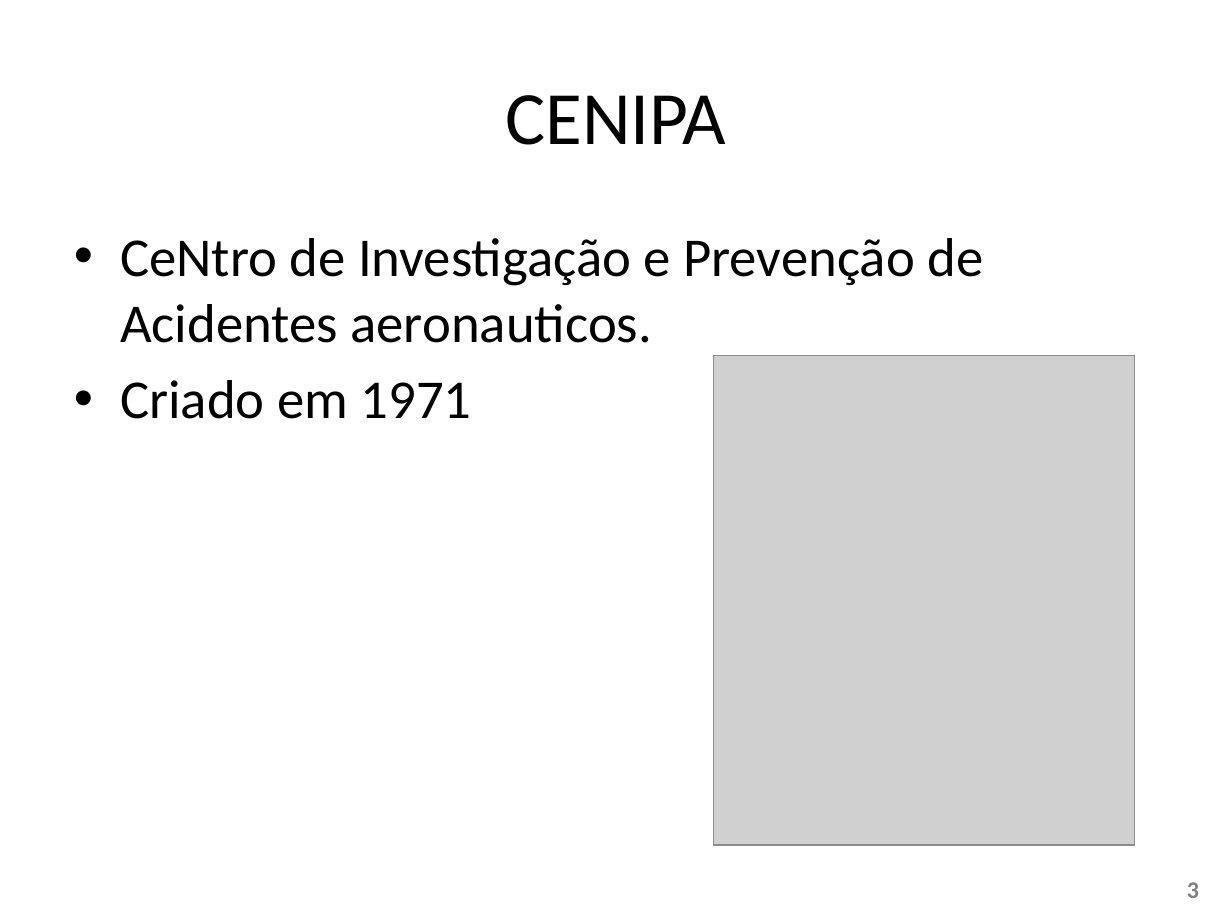
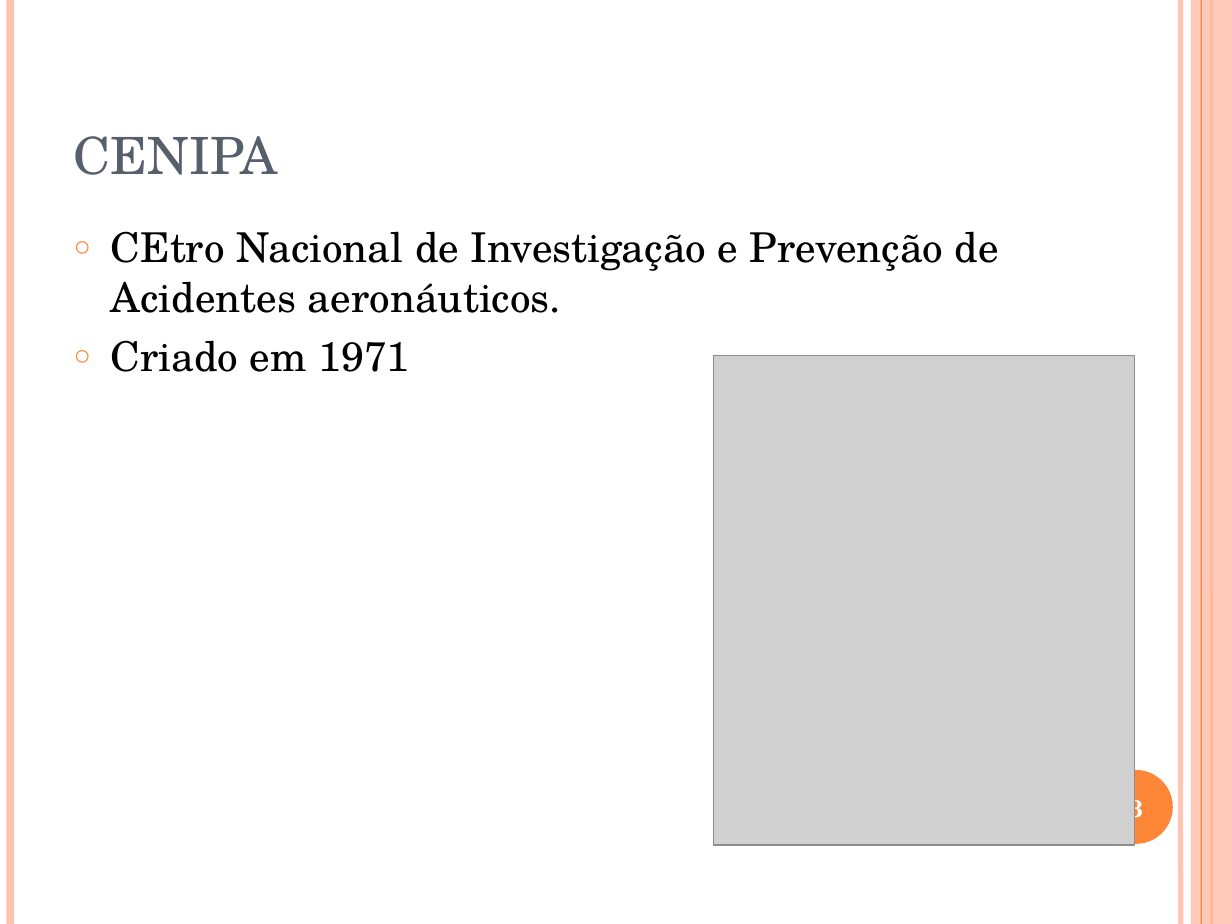
Before and after one commit to W3SS/ciencia-dados, a slide deck: slide 3 of apresentacao ciencia dados.pptx. Drawn at 1232x924 pixels with LibreOffice and Linux fonts; fonts in the diff are those of the drawing; grey boxes stand for pictures. Boxes give left, top, right and bottom in pixels: in the first picture for what was removed or moved away, otherwise in the second. Text is boxed around its words. In the diff, an @@ line names an element or a change of style, - is before the commit and + after.

```diff
--- a/apresentacao ciencia dados.pptx
+++ b/apresentacao ciencia dados.pptx
@@ line added from (10, 0) to (10, 924), #FEC3AE 4.5 pt @@
@@ line added from (1180, 0) to (1180, 924), #FEC3AE 3 pt @@
@@ rectangle added at (1191, 0, 1232, 924), fill #FEC3AE at 87% opacity @@
@@ line added from (1201, 0) to (1201, 924), #FE8637 0.75 pt @@
@@ line added from (1211, 0) to (1211, 924), #FE8637 1.5 pt @@
@@ title "CENIPA" at (74, 136, 278, 175): size 44 to 30 pt, font Calibri to TeX Gyre Schola, text colour #000000 to #575F6D, small capitals on; alignment centre to left; vertical alignment middle to bottom @@
@@ text at (111, 231, 999, 313): text changed; size 32 to 24 pt; font Calibri to TeX Gyre Schola @@
-• CeNtro de Investigação e Prevenção de Acidentes aeronauticos.
+○ CEtro Nacional de Investigação e Prevenção de Acidentes aeronáuticos.
@@ text at (111, 340, 409, 372): size 32 to 24 pt, font Calibri to TeX Gyre Schola in "Criado em 1971"; bullet • to ○ @@
@@ page number: place and size @@
-page number at (1187, 882, 1199, 898)
+page number at (1129, 792, 1143, 825)
@@ page number at (1129, 792, 1143, 825): font Calibri to TeX Gyre Schola, text colour #808080 to #FFFFFF; alignment right to centre @@
@@ ellipse added at (1099, 770, 1173, 844), fill #FE8637 @@
```
Also in this commit, not shown: 13 other slides changed, 1 slide added.
